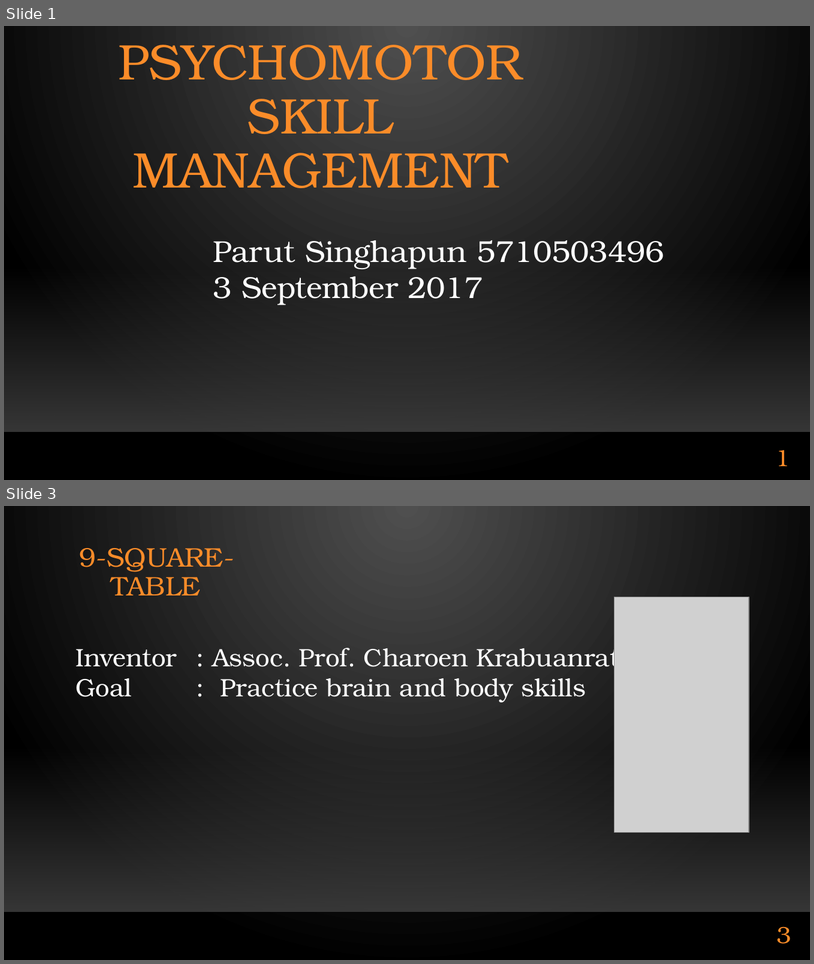
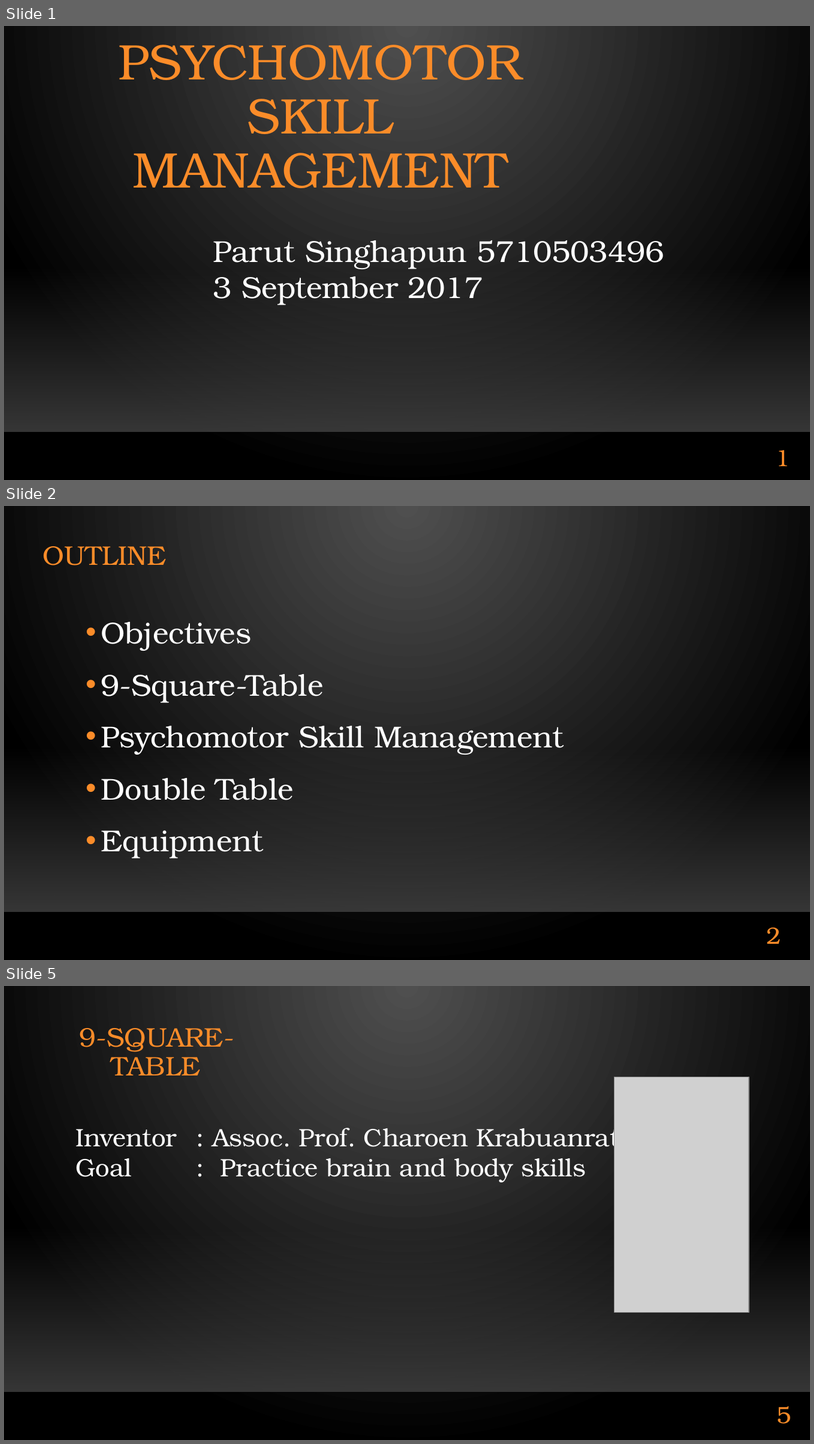
Before and after one commit to Al0nesauurs/etc, a slide deck: Work/present_iWing v2.pptx. Shown one above the other, each under a label of ours: slides 1 and 3 before the commit, slides 1, 2 and 5 after it; the slides between them are not shown. The pictures are 814x964 and 814x1444 pixels, drawn with LibreOffice and Linux fonts; fonts in the diff are those of the drawing; grey boxes stand for pictures; background and template pictures are left out. Boxes give left, top, right and bottom in pixels: in the first picture for what was removed or moved away, otherwise in the second. Text is boxed around its words. In the diff, an @@ line names an element or a change of style, - is before the commit and + after.

```diff
--- a/Work/present_iWing v2.pptx
+++ b/Work/present_iWing v2.pptx
@@ slide 2 added at [4, 506, 810, 960], background gradient #505050 to #000000; not listed: 2 template elements that a slide beside it also shows @@
@@ title added at [43, 546, 167, 565], 32 pt, text #FB8C29 @@
+OUTLINE
@@ text added at [101, 622, 564, 858], 36 pt, text #FFFFFF @@
+• Objectives
+• 9-Square-Table
+• Psychomotor Skill Management
+• Double Table
+• Equipment
@@ page number added at [767, 927, 782, 943], 28 pt, text #FB8C29 @@
+2
@@ what was slide 3 is now slide 5 @@
@@ page number at [777, 1406, 791, 1423]: text changed @@
-3
+5
```
Also in this commit, not shown: 2 slides changed, 2 other slides added.
